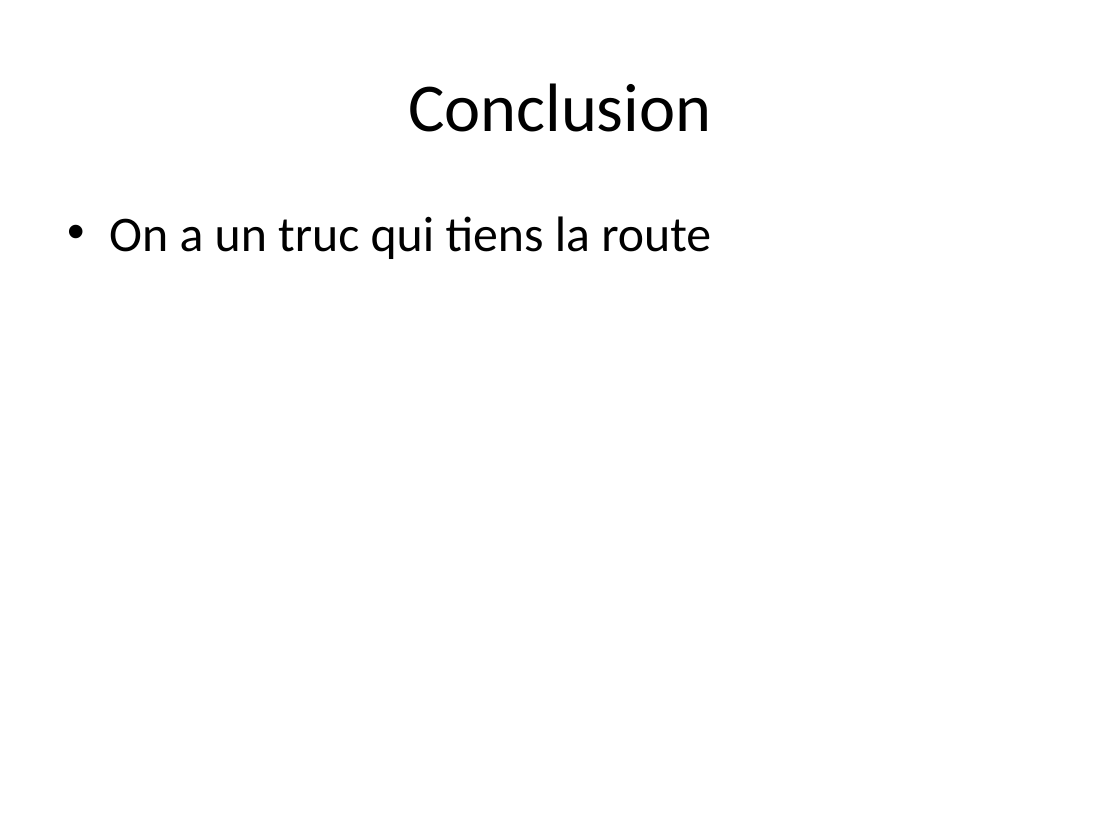
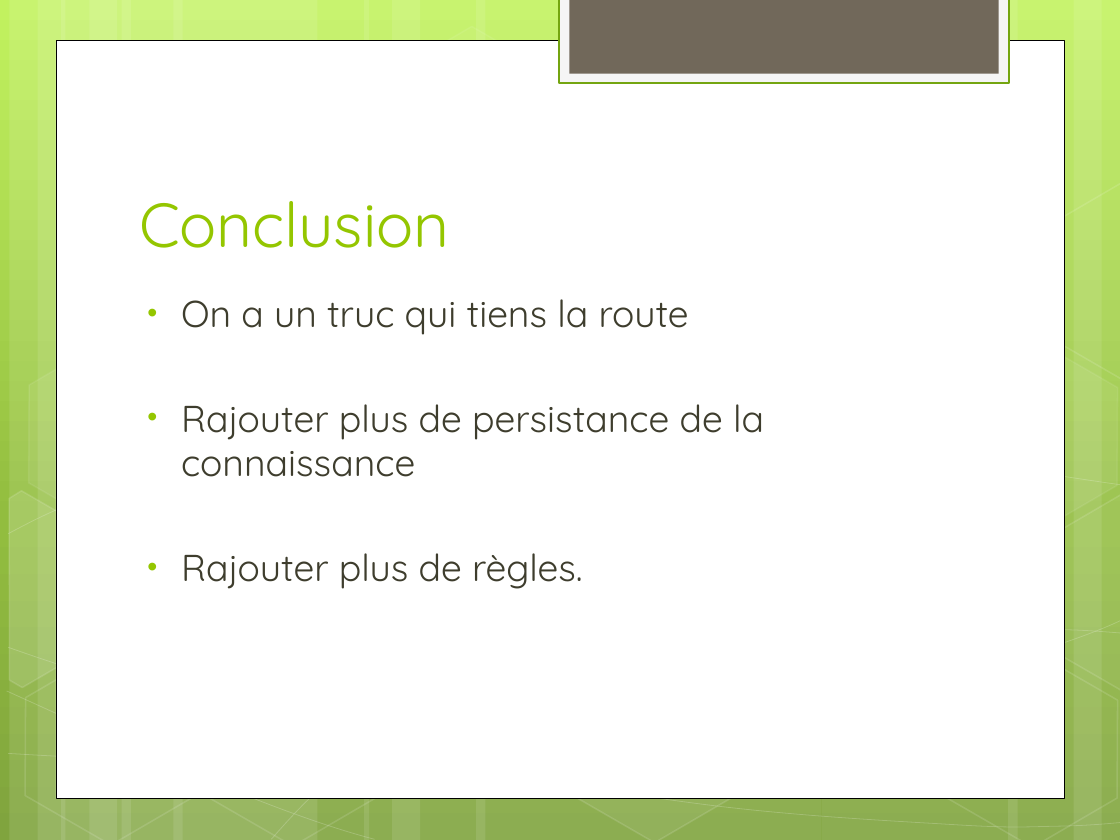
Before and after one commit to Surogate/ai-playground, a slide deck: slide 8 of Pattern Matcher.pptx. Drawn at 1120x840 pixels with LibreOffice and Linux fonts; fonts in the diff are those of the drawing. Boxes give left, top, right and bottom in pixels: in the first picture for what was removed or moved away, otherwise in the second. Text is boxed around its words. In the diff, an @@ line names an element or a change of style, - is before the commit and + after.

```diff
--- a/Pattern Matcher.pptx
+++ b/Pattern Matcher.pptx
@@ background #FFFFFF to gradient #C3F35F to #93BF3F to #81A53E @@
@@ rectangle added at <box>559,0,1009,83</box>, fill #F5F5F5, outline #74A510 1.25 pt @@
@@ rectangle added at <box>569,0,998,74</box>, fill #71685A @@
@@ rectangle added at <box>56,40,1064,797</box>, fill #FFFFFF, outline #000000 0.5 pt @@
@@ title "Conclusion": place and size @@
-title "Conclusion" at <box>408,83,711,132</box>
+title "Conclusion" at <box>139,201,449,248</box>
@@ title "Conclusion" at <box>139,201,449,248</box>: size 44 to 40 pt, font Calibri to Quicksand, text colour #000000 to #94C600; alignment centre to left; vertical alignment middle to bottom @@
@@ group added at <box>0,0,1120,840</box>: 12 rectangles, 8 freeform shapes, 8 hexagons @@
@@ text "On a un truc qui ...": place and size @@
-text "On a un truc qui ..." at <box>109,216,711,259</box>
+text "On a un truc qui ..." at <box>181,299,764,589</box>
@@ text at <box>181,299,689,335</box>: size 32 to 24 pt, font Calibri to Quicksand, text colour #000000 to #3E3D2D in "On a un truc qui tiens la ..."; indent changed; less space between paragraphs @@
@@ text at <box>181,404,764,589</box>: paragraphs added @@
+• Rajouter plus de persistance de la connaissance
+• Rajouter plus de règles.
```
Also in this commit, not shown: 7 other slides changed, 5 other files.
